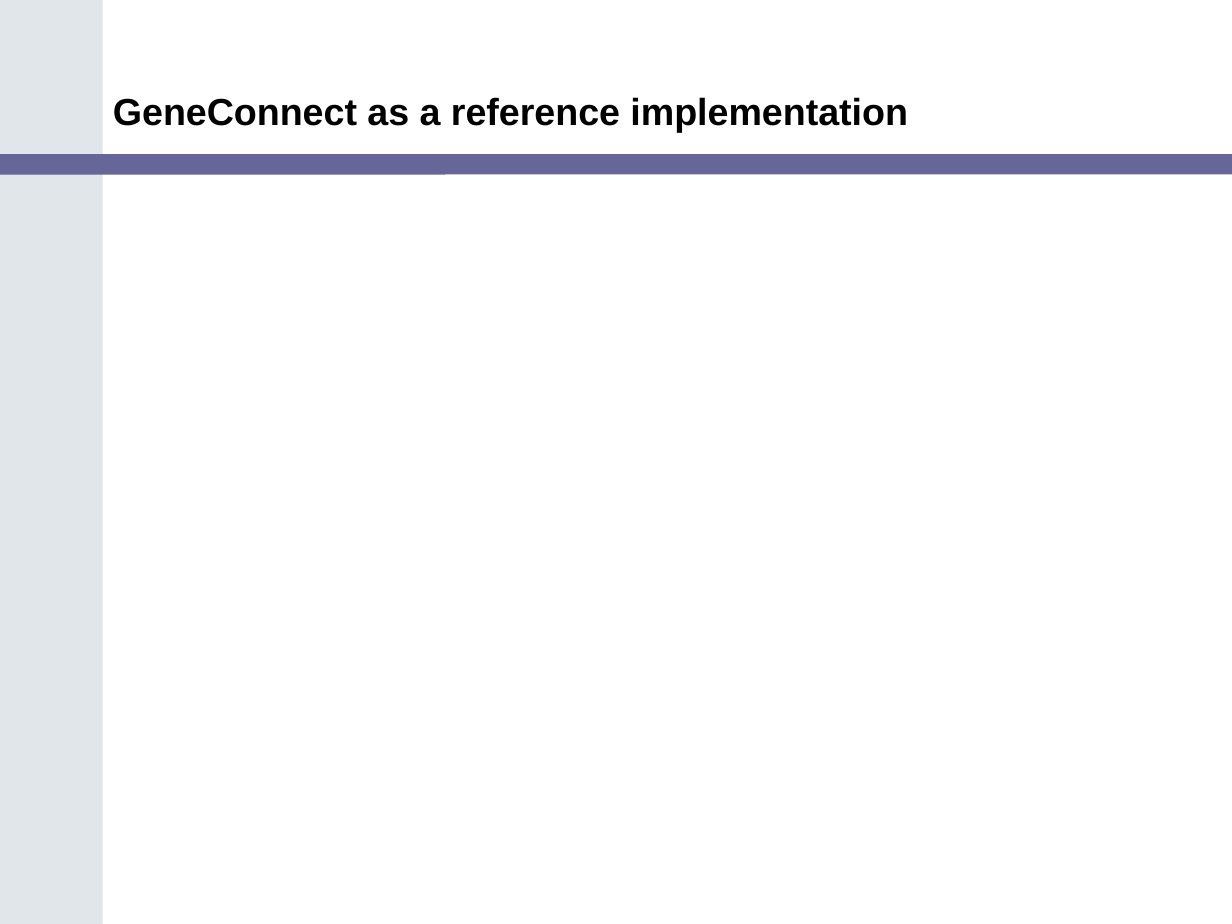
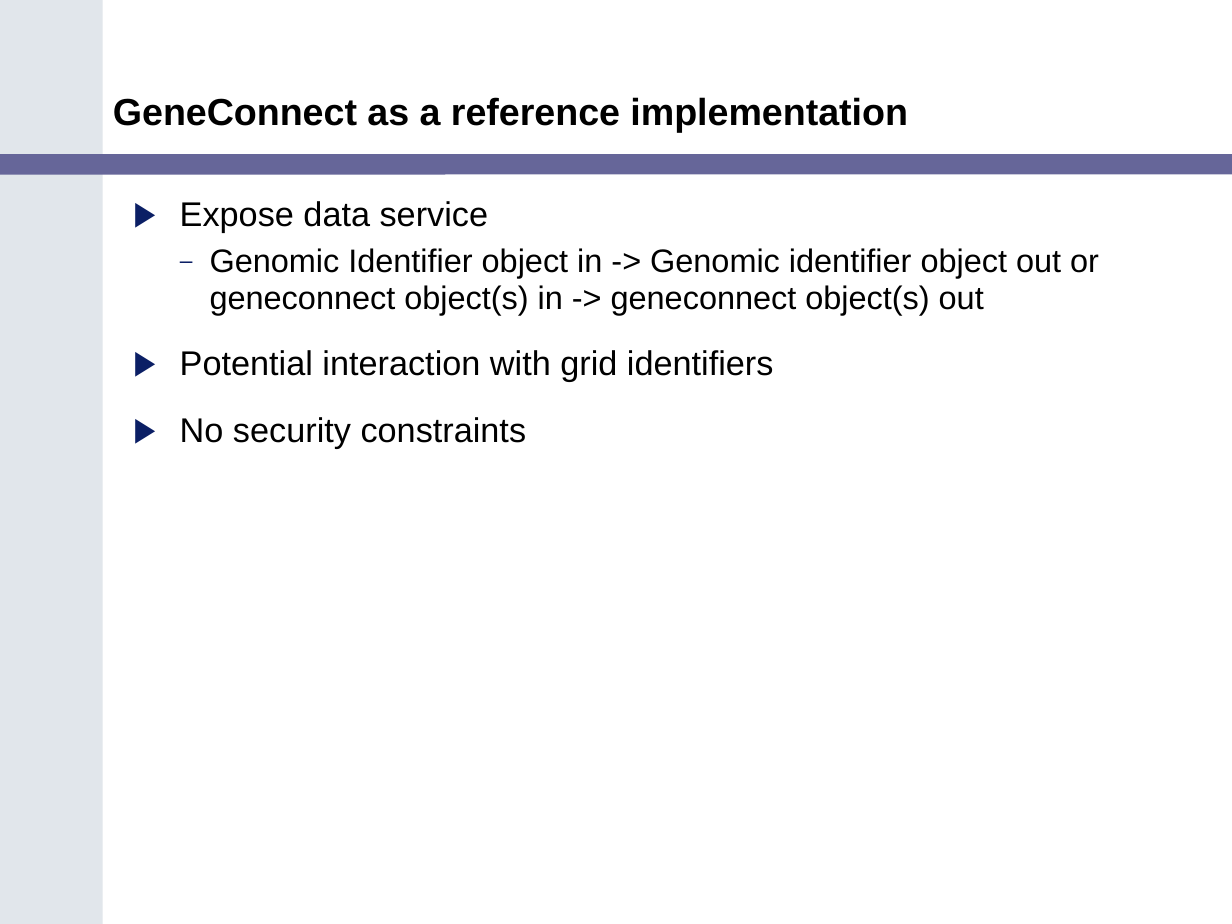
Before and after one commit to NCIP/cagrid-docs, a slide deck: slide 17 of presentations/200607_VCDE_ARCH/Ref_Impl_Arch_VCDE_2006_07.ppt. Drawn at 1232x924 pixels with LibreOffice and Linux fonts; fonts in the diff are those of the drawing; background and template pictures are left out. Boxes give left, top, right and bottom in pixels: in the first picture for what was removed or moved away, otherwise in the second. Text is boxed around its words. In the diff, an @@ line names an element or a change of style, - is before the commit and + after.

```diff
--- a/presentations/200607_VCDE_ARCH/Ref_Impl_Arch_VCDE_2006_07.ppt
+++ b/presentations/200607_VCDE_ARCH/Ref_Impl_Arch_VCDE_2006_07.ppt
@@ text added at (x1=180, y1=201, x2=1099, y2=448), 19 pt, text #000000 @@
+▶ Expose data service
+  – Genomic Identifier object in -> Genomic identifier object out or
+    geneconnect object(s) in -> geneconnect object(s) out
+▶ Potential interaction with grid identifiers
+▶ No security constraints
```
Also in this commit, not shown: 7 other slides changed, 7 slides added, 5 slides removed.
